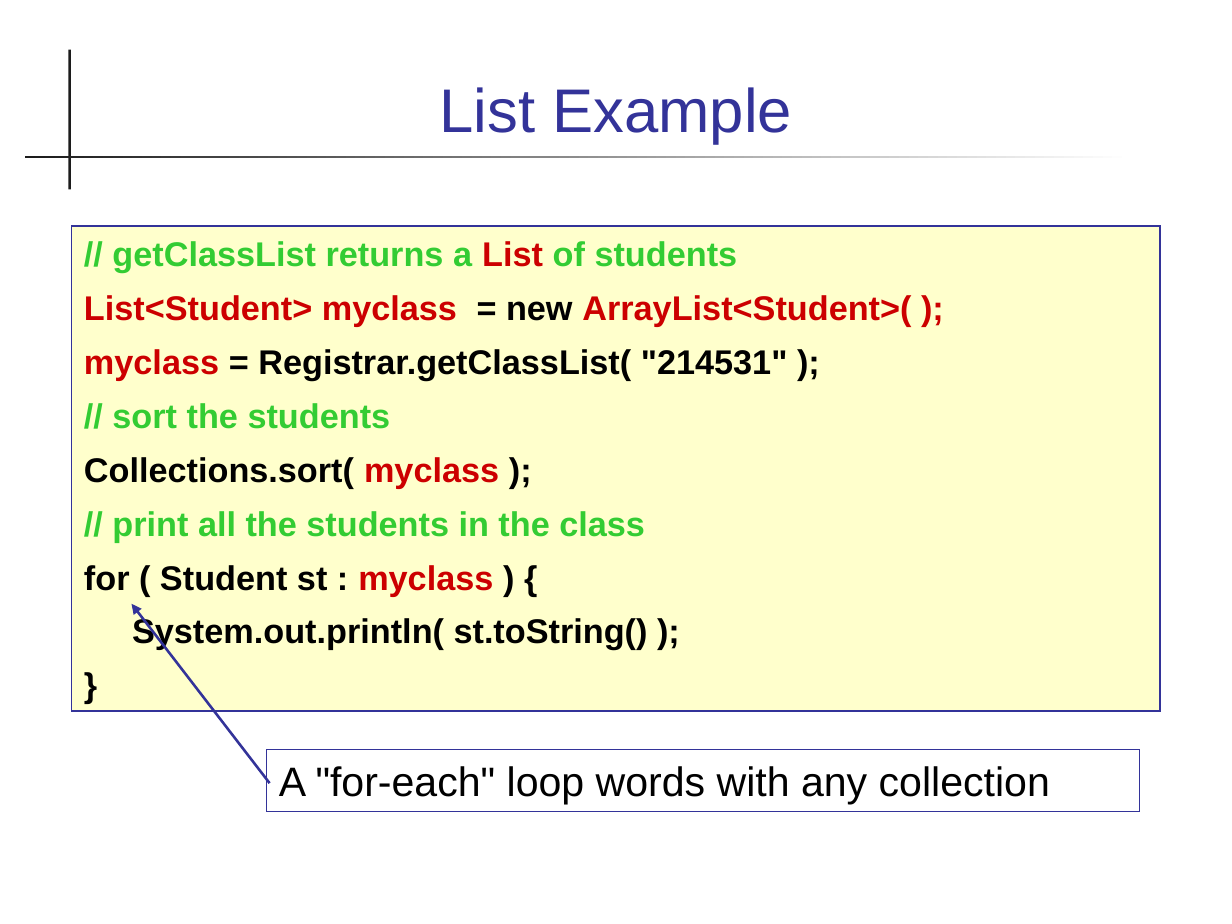
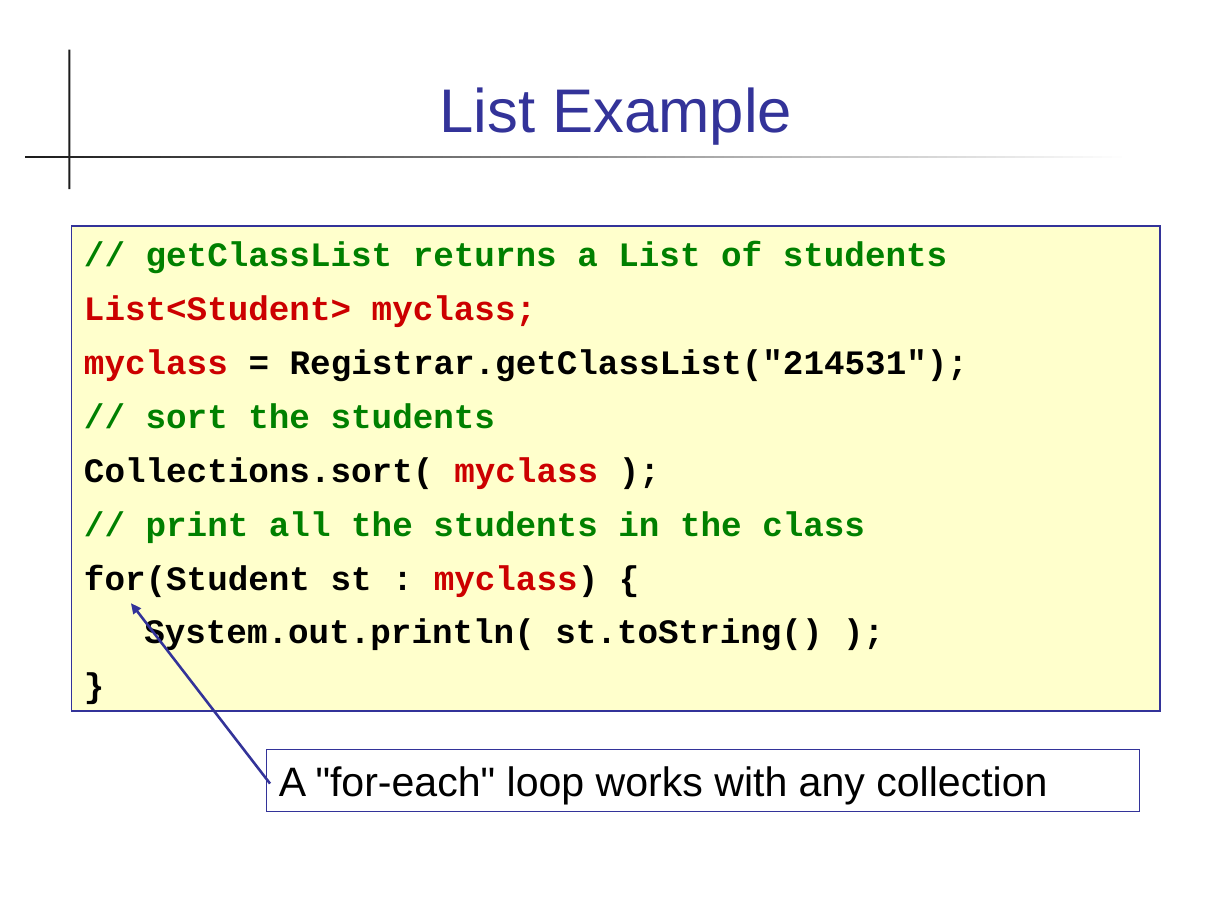
Before and after one commit to skeoop/skeoop.github.io, a slide deck: slide 18 of collections/Collections.ppt (slide 20 before the commit). Drawn at 1232x924 pixels with LibreOffice and Linux fonts; fonts in the diff are those of the drawing. Boxes give left, top, right and bottom in pixels: in the first picture for what was removed or moved away, otherwise in the second. Text is boxed around its words. In the diff, an @@ line names an element or a change of style, - is before the commit and + after.

Commit message:
revise material on collections and iterators

```diff
--- a/collections/Collections.ppt
+++ b/collections/Collections.ppt
@@ text in rectangle at (x1=84, y1=241, x2=947, y2=653): font Arial to Courier New in "// getClassList returns a List of students", "// sort the students", "Collections.sort( myclass );", "// print all the students in the ..." and 2 more places; text colour #33CC33 to #008000 in "// getClassList returns a of students", "// sort the students", "// print all the students in the ..."; text colour #CC0000 to #008000 in "List" @@
@@ text in rectangle at (x1=84, y1=295, x2=968, y2=382): text changed; font Arial to Courier New; text colour #CC0000 to #000000 @@
-List<Student> myclass = new ArrayList<Student>( );
-myclass = Registrar.getClassList( "214531" );
+List<Student> myclass;
+myclass = Registrar.getClassList("214531");
@@ text in rectangle at (x1=84, y1=565, x2=599, y2=597): text changed; font Arial to Courier New @@
-for ( Student st : myclass ) {
+for(Student st : myclass) {
@@ text in rectangle at (x1=279, y1=766, x2=1047, y2=805): text changed @@
-A "for-each" loop words with any collection
+A "for-each" loop works with any collection
```
Also in this commit, not shown: 17 other slides changed, 7 slides removed, 9 other files.
